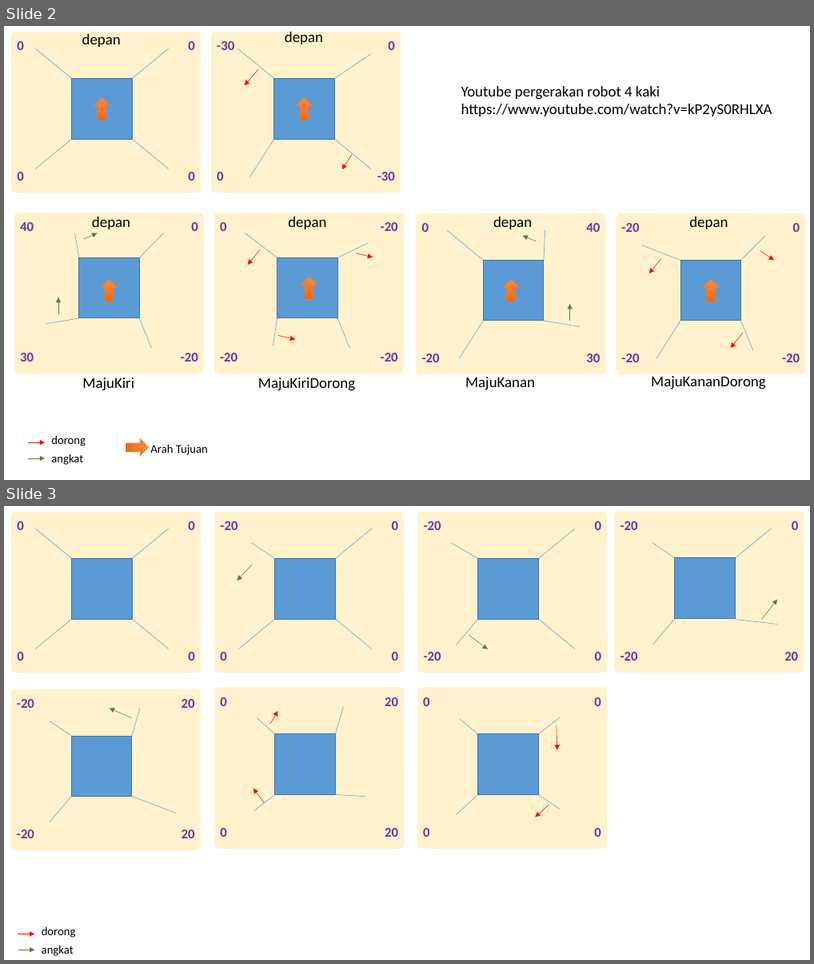
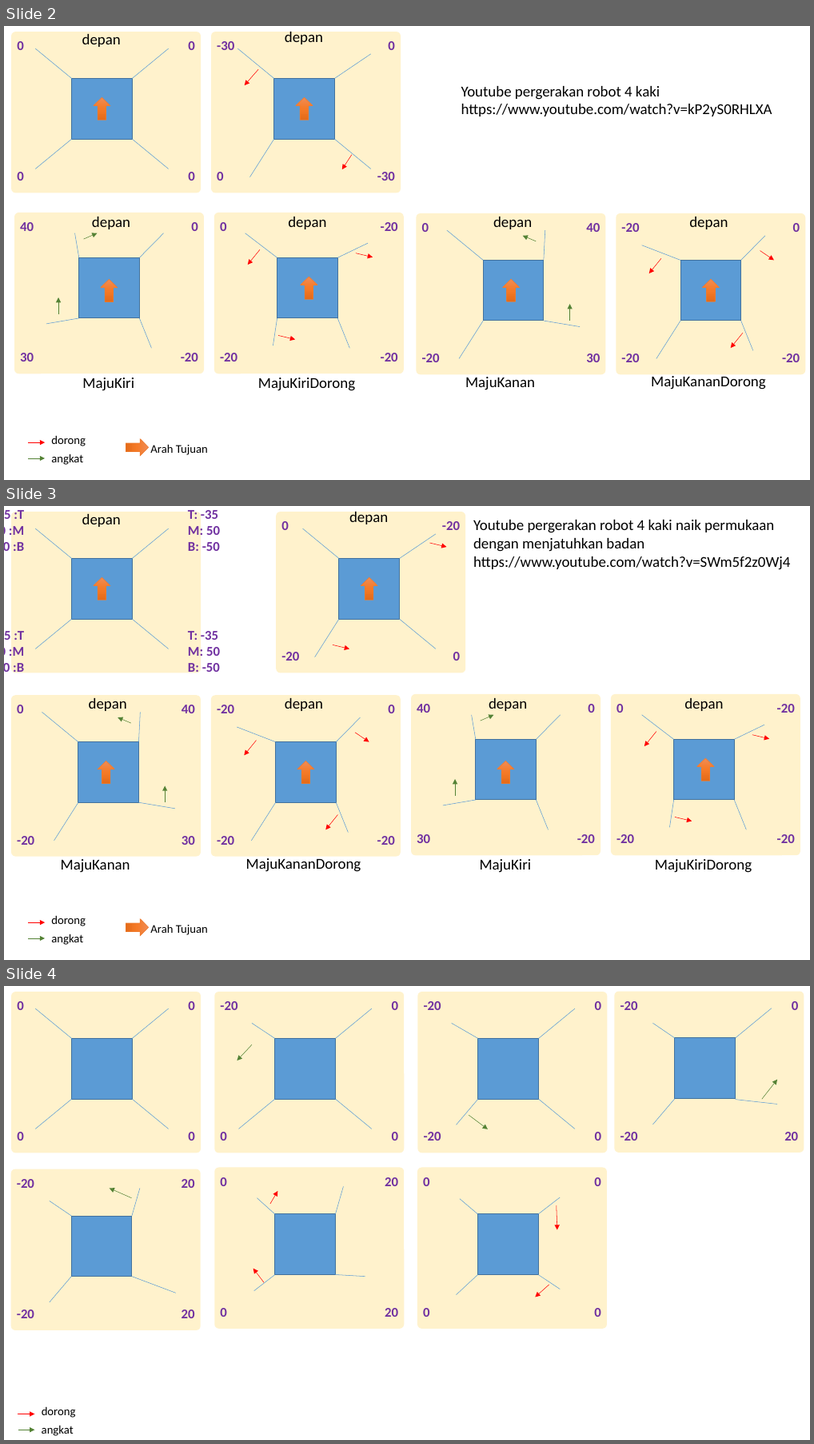
Before and after one commit to teknikelektromdp/krsri2022, a slide deck: posisi kaki.pptx. Shown one above the other, each under a label of ours: slides 2 and 3 before the commit, slides 2, 3 and 4 after it. The pictures are 814x964 and 814x1444 pixels, drawn with LibreOffice and Linux fonts; fonts in the diff are those of the drawing. Boxes give left, top, right and bottom in pixels: in the first picture for what was removed or moved away, otherwise in the second. Text is boxed around its words. In the diff, an @@ line names an element or a change of style, - is before the commit and + after.

```diff
--- a/posisi kaki.pptx
+++ b/posisi kaki.pptx
@@ slide 3 added at <box>4,506,810,960</box>, background #FFFFFF @@
@@ group added at <box>4,508,220,676</box>: 5 texts, 4 lines, 1 rounded rectangle, 1 rectangle, 1 up arrow @@
+T: -35
+M: 50
+B: -50
+T: -35
+M: 50
+B: -50
+-35 :T
+50 :M
+-50 :B
+-35 :T
+50 :M
+-50 :B
+depan
@@ text added at <box>350,509,388,524</box>, 18 pt, text #000000 @@
+depan
@@ text added at <box>474,520,790,570</box>, 18 pt, text #000000 @@
+Youtube pergerakan robot 4 kaki naik permukaan
+dengan menjatuhkan badan
+https://www.youtube.com/watch?v=SWm5f2z0Wj4
@@ group added at <box>276,512,466,672</box>: 4 texts, 4 lines, 2 arrows, 1 rounded rectangle, 1 rectangle @@
+-20
+0
+0
+-20
@@ up arrow added at <box>361,577,378,600</box>, fill gradient #F18C57 to #F67B28 to #E56C19, outline #ED7D31 0.5 pt @@
@@ text added at <box>89,698,127,711</box>, 18 pt, text #000000 @@
+depan
@@ group added at <box>11,695,201,856</box>: 4 texts, 4 lines, 2 arrows, 1 rounded rectangle, 1 rectangle @@
+40
+30
+0
+-20
@@ text added at <box>285,698,323,711</box>, 18 pt, text #000000 @@
+depan
@@ group added at <box>411,694,601,855</box>: 4 texts, 4 lines, 2 arrows, 1 rounded rectangle, 1 rectangle @@
+0
+-20
+40
+30
@@ text added at <box>489,698,527,711</box>, 18 pt, text #000000 @@
+depan
@@ text added at <box>685,698,723,711</box>, 18 pt, text #000000 @@
+depan
@@ group added at <box>211,695,400,856</box>: 4 texts, 4 lines, 3 arrows, 1 rounded rectangle, 1 rectangle @@
+0
+-20
+-20
+-20
@@ group added at <box>611,694,801,855</box>: 4 texts, 4 lines, 3 arrows, 1 rounded rectangle, 1 rectangle @@
+-20
+-20
+0
+-20
@@ up arrow added at <box>98,760,114,783</box>, fill gradient #F18C57 to #F67B28 to #E56C19, outline #ED7D31 0.5 pt @@
@@ up arrow added at <box>298,760,314,783</box>, fill gradient #F18C57 to #F67B28 to #E56C19, outline #ED7D31 0.5 pt @@
@@ up arrow added at <box>498,760,514,783</box>, fill gradient #F18C57 to #F67B28 to #E56C19, outline #ED7D31 0.5 pt @@
@@ up arrow added at <box>698,758,715,780</box>, fill gradient #F18C57 to #F67B28 to #E56C19, outline #ED7D31 0.5 pt @@
@@ text added at <box>61,859,130,872</box>, 18 pt, text #000000 @@
+MajuKanan
@@ text added at <box>246,858,362,872</box>, 18 pt, text #000000 @@
+MajuKananDorong
@@ text added at <box>480,859,532,872</box>, 18 pt, text #000000 @@
+MajuKiri
@@ text added at <box>655,859,752,872</box>, 18 pt, text #000000 @@
+MajuKiriDorong
@@ arrow added from (28, 922) to (45, 922), #FF0000 0.5 pt @@
@@ text added at <box>51,915,86,926</box>, 14 pt, text #000000 @@
+dorong
@@ text added at <box>51,933,83,944</box>, 14 pt, text #000000 @@
+angkat
@@ up arrow added at <box>126,919,148,936</box>, fill gradient #F18C57 to #F67B28 to #E56C19, outline #ED7D31 0.5 pt @@
@@ text added at <box>150,924,208,935</box>, 14 pt, text #000000 @@
+Arah Tujuan
@@ arrow added from (28, 938) to (45, 938), #548235 0.5 pt @@
@@ what was slide 3 is now slide 4 @@
```
Also in this commit, not shown: 2 other slides added, 13 other files.
